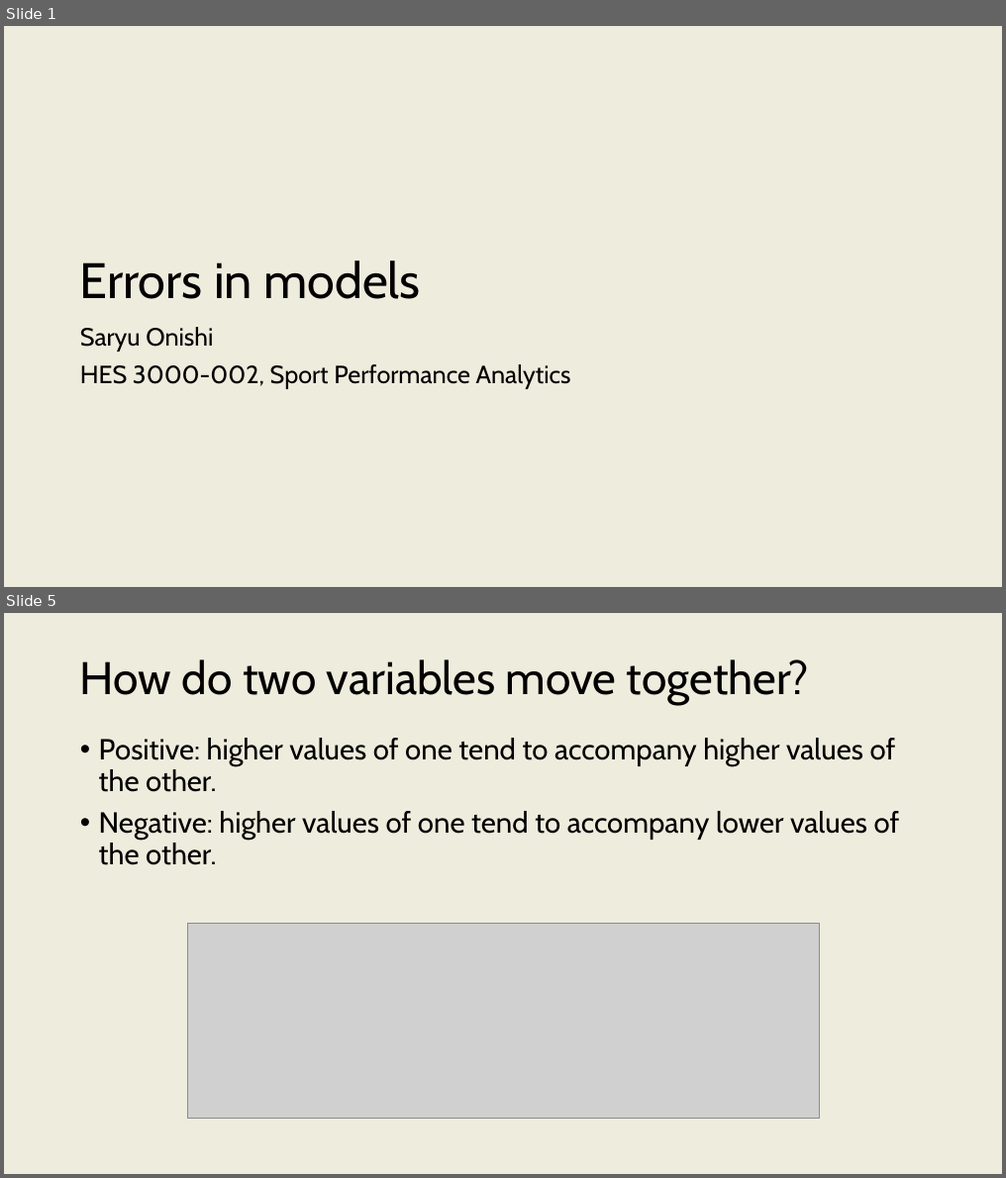
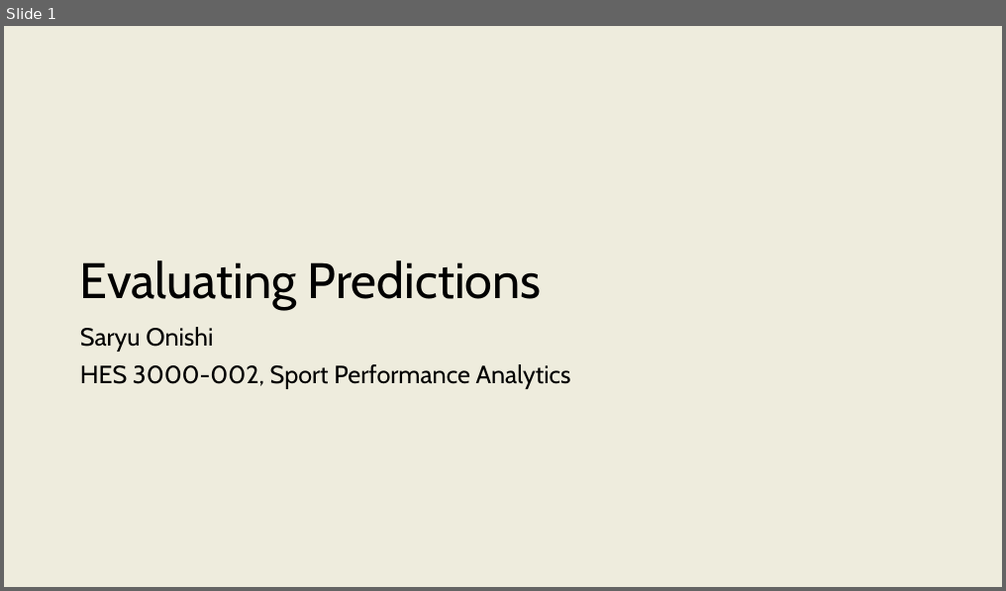
Before and after one commit to onishisaryu/HES-3000-Sports-Data-Analytics, a slide deck: pptx/Lecture11.pptx. Shown one above the other, each under a label of ours: slides 1 and 5 before the commit, slide 1 after it; the slides between them are not shown. The pictures are 1006x1178 and 1006x591 pixels, drawn with LibreOffice and Linux fonts; fonts in the diff are those of the drawing; grey boxes stand for pictures. Boxes give left, top, right and bottom in pixels: in the first picture for what was removed or moved away, otherwise in the second. Text is boxed around its words. In the diff, an @@ line names an element or a change of style, - is before the commit and + after.

```diff
--- a/pptx/Lecture11.pptx
+++ b/pptx/Lecture11.pptx
@@ slide 5 removed at bbox=[4, 613, 1002, 1174], background #EEECDD @@
@@ title removed at bbox=[80, 660, 809, 705] @@
-How do two variables move together?
@@ text removed at bbox=[99, 738, 900, 865] @@
-• Positive: higher values of one tend to accompany higher values of the other.
-• Negative: higher values of one tend to accompany lower values of the other.
@@ picture removed at bbox=[187, 924, 819, 1119] @@
@@ slide 1 changed as well @@
@@ title at bbox=[80, 261, 542, 309]: text changed @@
-Errors in models
+Evaluating Predictions
```
Also in this commit, not shown: 4 other slides changed, 21 slides added, 18 other slides removed, 7 other files.
